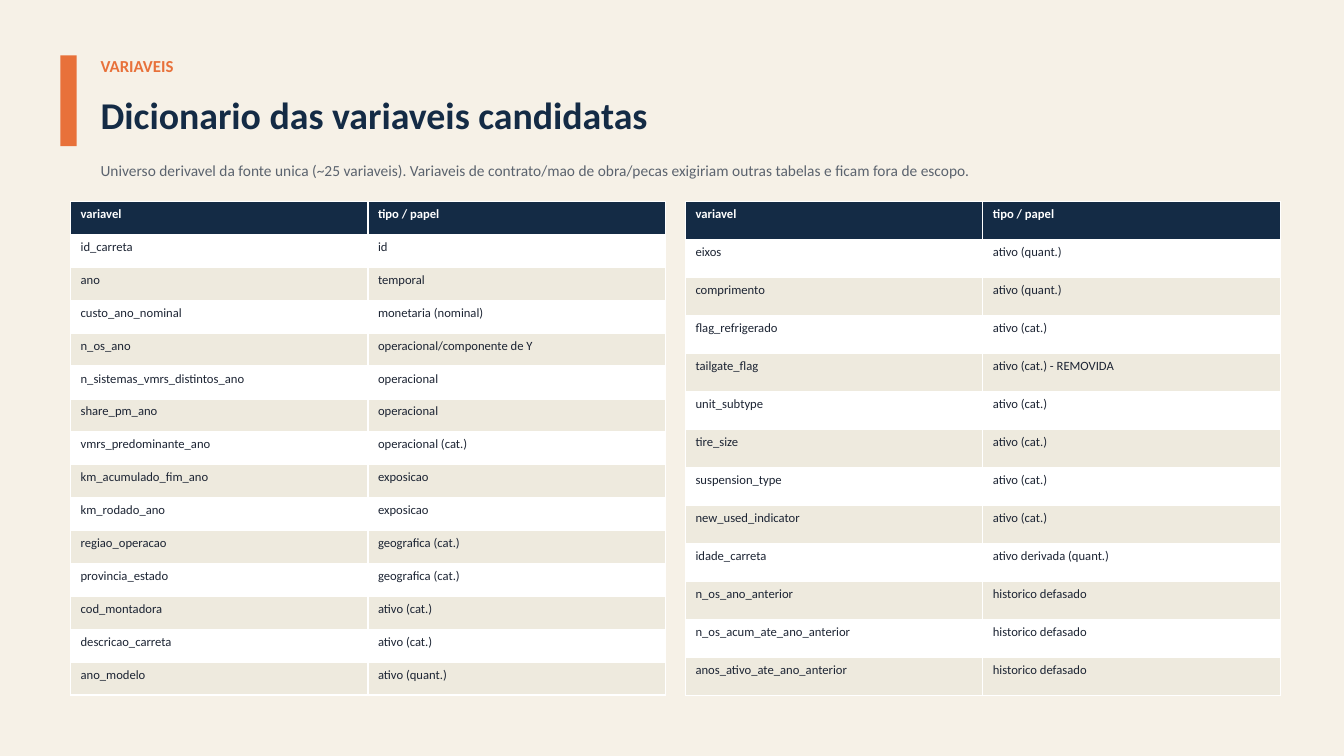
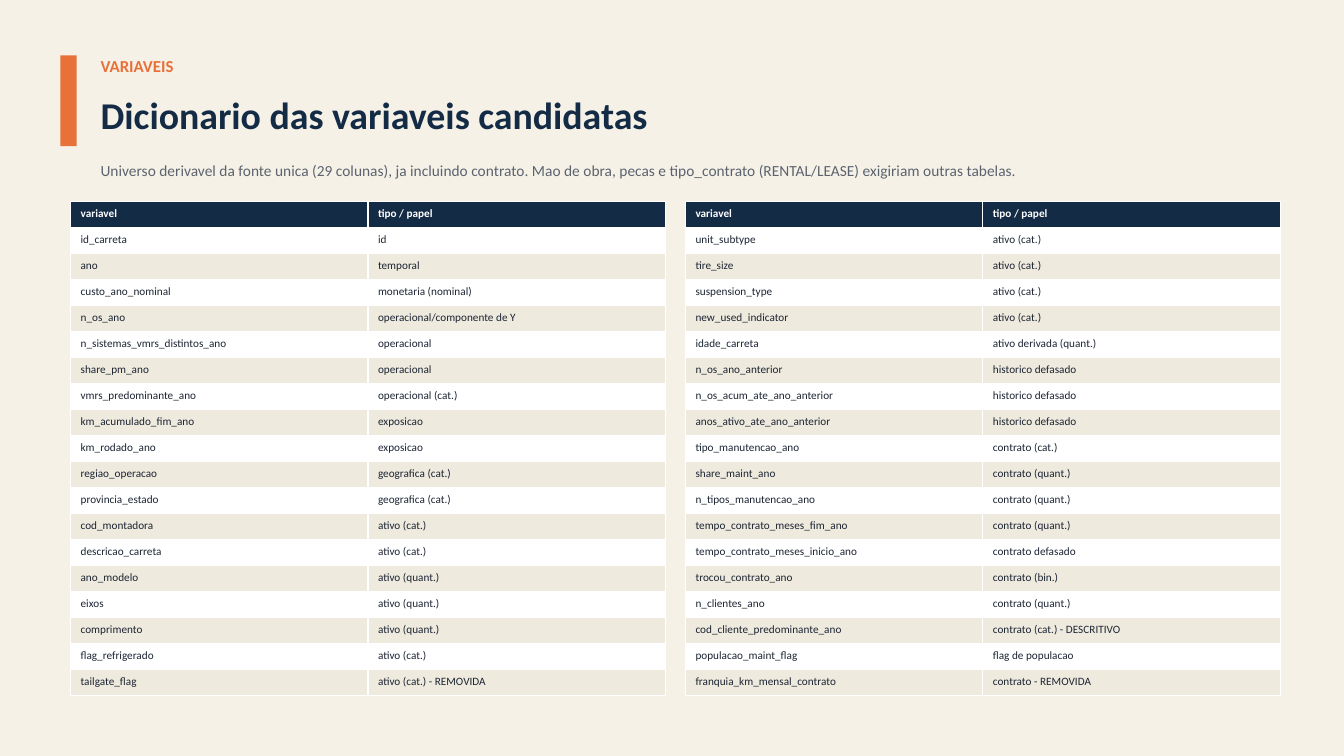
Before and after one commit to giovanicani/quatro_norte, a slide deck: slide 10 of docs/entregas/Apresentacao_QuatroNorte.pptx. Drawn at 1344x756 pixels with LibreOffice and Linux fonts; fonts in the diff are those of the drawing. Boxes give left, top, right and bottom in pixels: in the first picture for what was removed or moved away, otherwise in the second. Text is boxed around its words. In the diff, an @@ line names an element or a change of style, - is before the commit and + after.

```diff
--- a/docs/entregas/Apresentacao_QuatroNorte.pptx
+++ b/docs/entregas/Apresentacao_QuatroNorte.pptx
@@ text at bbox=[101, 165, 1016, 179]: text changed @@
-Universo derivavel da fonte unica (~25 variaveis). Variaveis de contrato/mao de obra/pecas exigiriam outras tabelas e ficam fora de escopo.
+Universo derivavel da fonte unica (29 colunas), ja incluindo contrato. Mao de obra, pecas e tipo_contrato (RENTAL/LEASE) exigiriam outras tabelas.
@@ table at bbox=[71, 202, 665, 696] @@
+row 16: eixos | ativo (quant.)
+row 17: comprimento | ativo (quant.)
+row 18: flag_refrigerado | ativo (cat.)
+row 19: tailgate_flag | ativo (cat.) - REMOVIDA
@@ table at bbox=[686, 202, 1280, 696] @@
-row 2: eixos | ativo (quant.)
-row 3: comprimento | ativo (quant.)
-row 4: flag_refrigerado | ativo (cat.)
-row 5: tailgate_flag | ativo (cat.) - REMOVIDA
+row 10: tipo_manutencao_ano | contrato (cat.)
+row 11: share_maint_ano | contrato (quant.)
+row 12: n_tipos_manutencao_ano | contrato (quant.)
+row 13: tempo_contrato_meses_fim_ano | contrato (quant.)
+row 14: tempo_contrato_meses_inicio_ano | contrato defasado
+row 15: trocou_contrato_ano | contrato (bin.)
+row 16: n_clientes_ano | contrato (quant.)
+row 17: cod_cliente_predominante_ano | contrato (cat.) - DESCRITIVO
+row 18: populacao_maint_flag | flag de populacao
+row 19: franquia_km_mensal_contrato | contrato - REMOVIDA
```
Also in this commit, not shown: 14 other slides changed, 11 other files.
